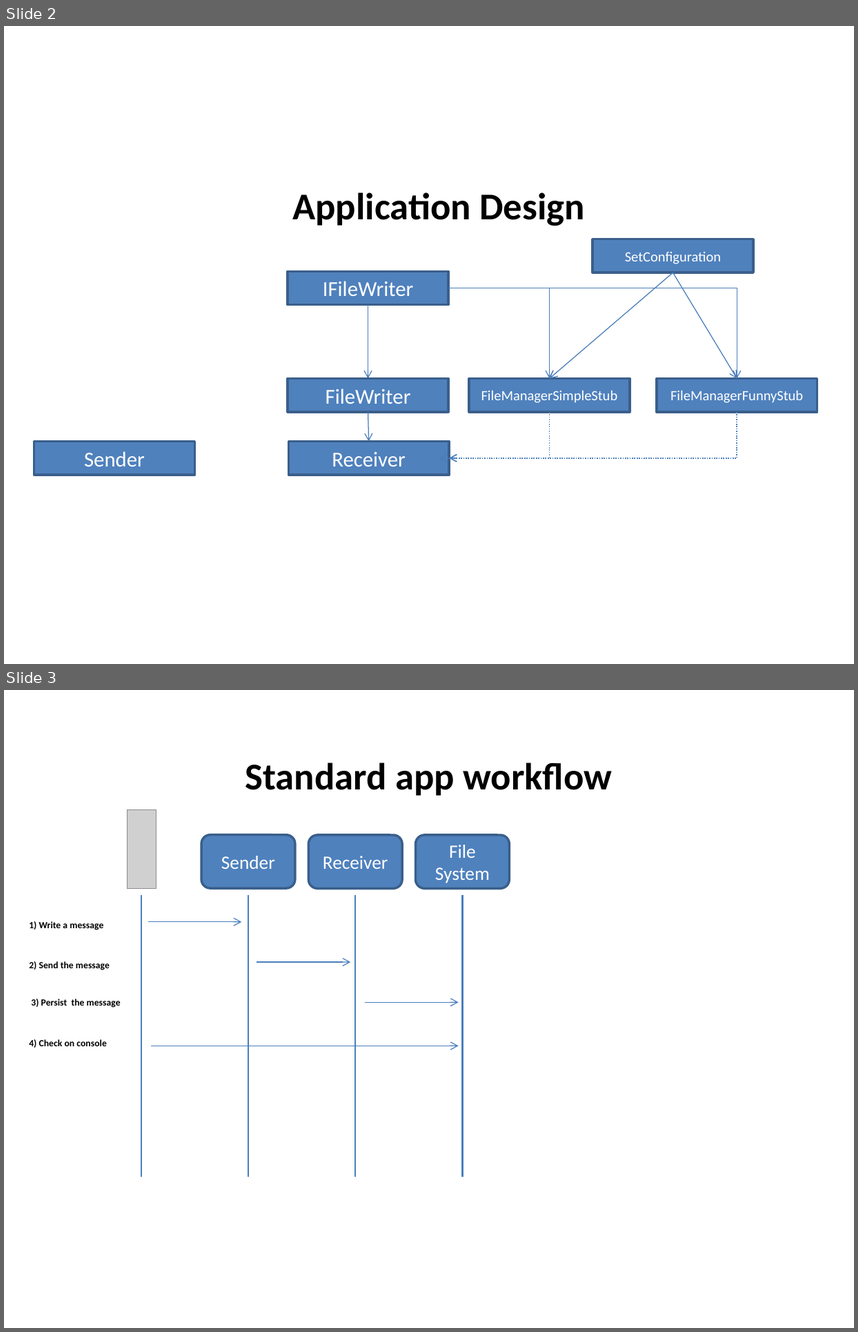
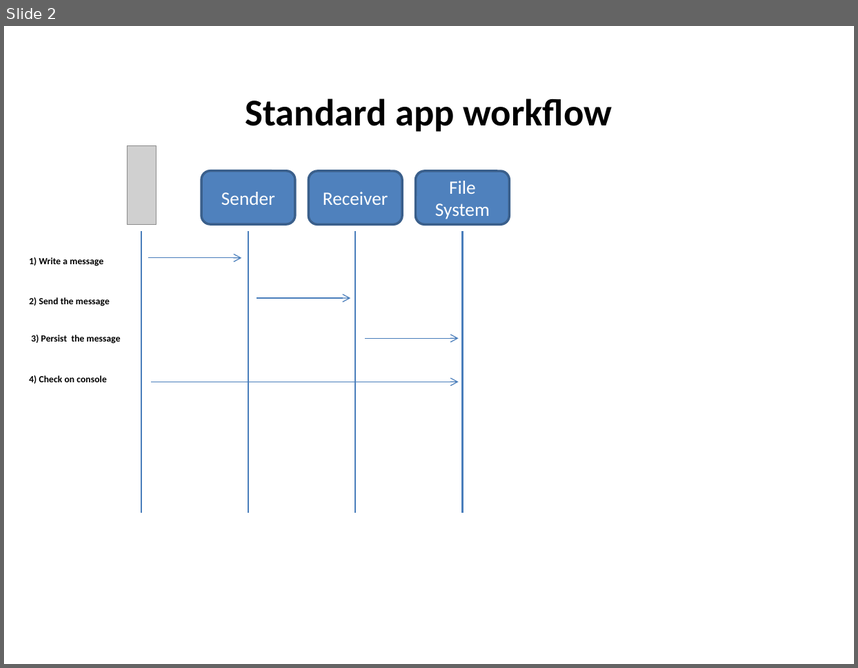
Before and after one commit to giorgifabio/NinjectRuntimeInjection, a slide deck: Doc/AppInfo.pptx. Shown one above the other, each under a label of ours: slides 2 and 3 before the commit, slide 2 after it. The pictures are 858x1332 and 858x668 pixels, drawn with LibreOffice and Linux fonts; fonts in the diff are those of the drawing; grey boxes stand for pictures. Boxes give left, top, right and bottom in pixels: in the first picture for what was removed or moved away, otherwise in the second. Text is boxed around its words. In the diff, an @@ line names an element or a change of style, - is before the commit and + after.

```diff
--- a/Doc/AppInfo.pptx
+++ b/Doc/AppInfo.pptx
@@ slide 2 removed at [4, 26, 854, 664], background #FFFFFF @@
@@ text removed at [292, 192, 585, 226] @@
-Application Design
@@ rectangle removed at [593, 239, 754, 272] @@
-SetConfiguration
@@ rectangle removed at [288, 271, 448, 304] @@
-IFileWriter
@@ arrow removed from (673, 272) to (550, 378) @@
@@ arrow removed from (673, 272) to (737, 378) @@
@@ elbow arrow removed from (448, 288) to (550, 378) @@
@@ elbow arrow removed from (448, 288) to (737, 378) @@
@@ arrow removed from (368, 305) to (368, 378) @@
@@ rectangle removed at [288, 378, 448, 411] @@
-FileWriter
@@ rectangle removed at [469, 378, 630, 411] @@
-FileManagerSimpleStub
@@ rectangle removed at [657, 378, 818, 411] @@
-FileManagerFunnyStub
@@ arrow removed from (368, 412) to (369, 441) @@
@@ elbow arrow removed from (737, 412) to (439, 458) @@
@@ elbow arrow removed from (550, 412) to (450, 458) @@
@@ rectangle removed at [34, 441, 194, 474] @@
-Sender
@@ rectangle removed at [289, 441, 450, 474] @@
-Receiver
@@ what was slide 3 is now slide 2 @@
```
Also in this commit, not shown: 1 slide changed, 1 slide added, 1 other file.
